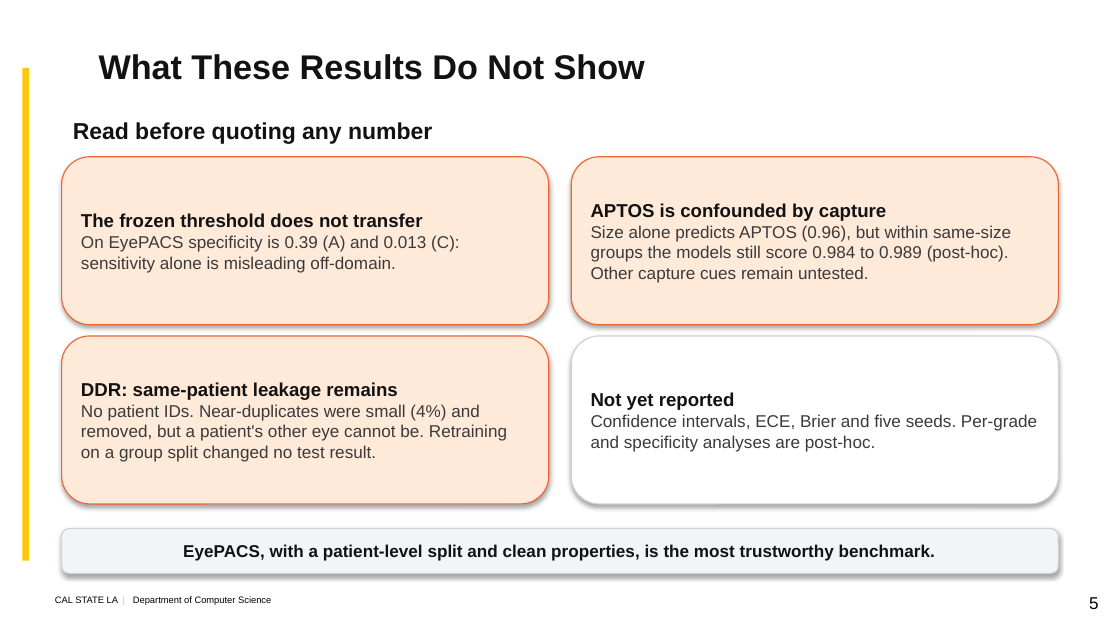
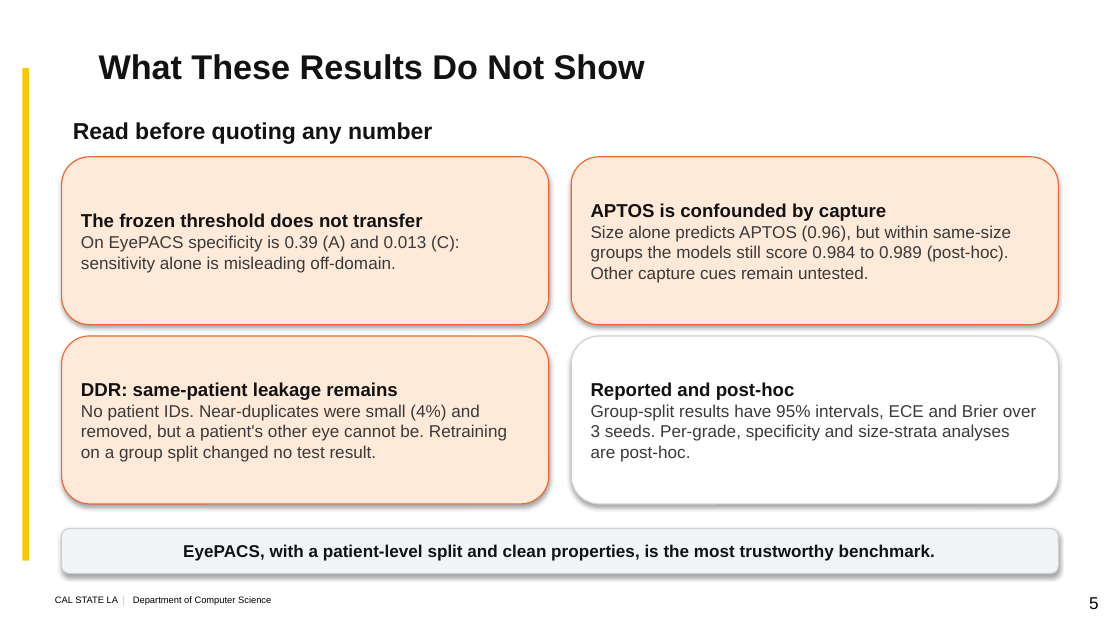
Before and after one commit to kazimab1/Early-DR, a slide deck: slide 5 of DR_5min_Progress.pptx. Drawn at 1120x630 pixels with LibreOffice and Linux fonts; fonts in the diff are those of the drawing; background and template pictures are left out. Boxes give left, top, right and bottom in pixels: in the first picture for what was removed or moved away, otherwise in the second. Text is boxed around its words. In the diff, an @@ line names an element or a change of style, - is before the commit and + after.

```diff
--- a/DR_5min_Progress.pptx
+++ b/DR_5min_Progress.pptx
@@ text in rounded rectangle at (591,382,1036,462): text changed @@
-Not yet reported
-Confidence intervals, ECE, Brier and five seeds. Per-grade and specificity analyses are post-hoc.
+Reported and post-hoc
+Group-split results have 95% intervals, ECE and Brier over 3 seeds. Per-grade, specificity and size-strata analyses are post-hoc.
```
Also in this commit, not shown: 2 other slides changed, 8 other files.
